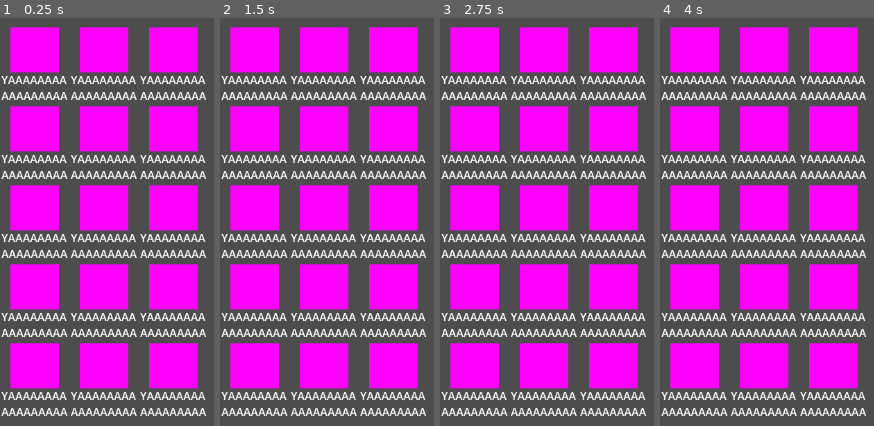
Above: before the commit, frames 1-4 (left to right).
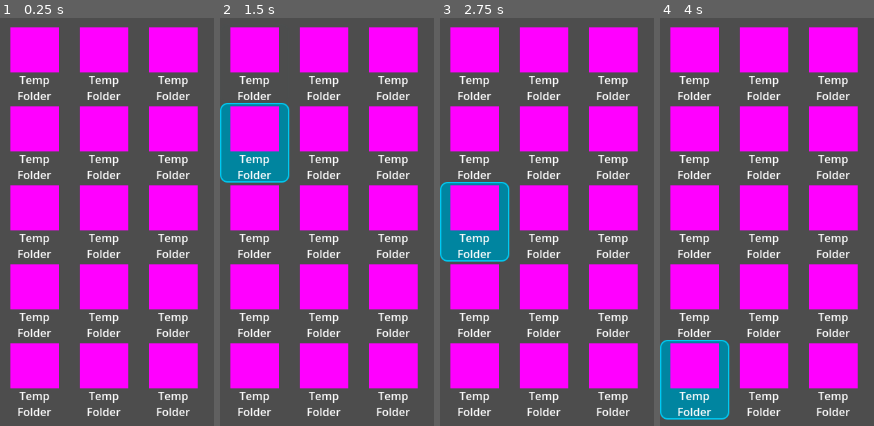
Above: after the commit, the same moments.

Repository: popcar2/GodotOS
Game: Godot game, scene res://Scenes/Main/MainScene.tscn
The game is run twice, just before and just after one commit, with the same random seed, the same clock (stepped at 60 frames per second) and the same inputs.
Inputs (mouse positions are in pixels of both pictures, inside the frame that each line leads up to):
- Up to frame 1 (0.25 s): no input
- Up to frame 2 (1.5 s): tap Enter at 0.5 s; move the mouse to (254, 62) at 0.52 s; click (254, 62) at 0.67 s; tap Space at 1.25 s; move the mouse to (254, 140) at 1.27 s; click (254, 140) at 1.42 s
- Up to frame 3 (2.75 s): tap Enter at 2 s; move the mouse to (474, 222) at 2.02 s; click (474, 222) at 2.17 s
- Up to frame 4 (4 s): tap Space at 2.75 s; move the mouse to (694, 299) at 2.77 s; click (694, 299) at 2.92 s; tap Enter at 3.5 s; move the mouse to (694, 377) at 3.52 s; click (694, 377) at 3.67 s

The runs differ from the first frame. In frame 1, 12% of the frame differs, in the area x 0-97%, y 14-98%; in frame 2, 15%; in frame 3, 15%; in frame 4, 15%.

Commit message:
Add desktop folder highlight

Diff:
--- a/Scenes/Desktop/desktop_folder.gd
+++ b/Scenes/Desktop/desktop_folder.gd
@@ -1,5 +1,22 @@
 extends Control
 
-func _gui_input(event):
-	if event is InputEventMouse:
-		print("AHHH!!")
+func _ready():
+	$Highlight.self_modulate.a = 0
+
+func _on_mouse_entered():
+	show_highlight()
+
+func _on_mouse_exited():
+	hide_highlight()
+
+# ------
+
+func show_highlight():
+	var tween: Tween = create_tween()
+	tween.set_trans(Tween.TRANS_CUBIC)
+	tween.tween_property($Highlight, "self_modulate:a", 1, 0.25).from(0.1)
+
+func hide_highlight():
+	var tween: Tween = create_tween()
+	tween.set_trans(Tween.TRANS_CUBIC)
+	tween.tween_property($Highlight, "self_modulate:a", 0, 0.25)
--- a/Scenes/Desktop/folder.tscn
+++ b/Scenes/Desktop/folder.tscn
@@ -1,6 +1,18 @@
-[gd_scene load_steps=3 format=3 uid="uid://dci6t0fj42xpv"]
+[gd_scene load_steps=4 format=3 uid="uid://dci6t0fj42xpv"]
 
 [ext_resource type="Script" path="res://Scenes/Desktop/desktop_folder.gd" id="1_44lov"]
+
+[sub_resource type="StyleBoxFlat" id="StyleBoxFlat_fr400"]
+bg_color = Color(0, 0.521569, 0.627451, 1)
+border_width_left = 2
+border_width_top = 2
+border_width_right = 2
+border_width_bottom = 2
+border_color = Color(0, 0.792157, 0.952941, 1)
+corner_radius_top_left = 10
+corner_radius_top_right = 10
+corner_radius_bottom_right = 10
+corner_radius_bottom_left = 10
 
 [sub_resource type="PlaceholderTexture2D" id="PlaceholderTexture2D_up0mv"]
 
@@ -11,12 +23,21 @@
 size_flags_horizontal = 4
 script = ExtResource("1_44lov")
 
+[node name="Highlight" type="Panel" parent="."]
+layout_mode = 0
+offset_left = -10.0
+offset_right = 90.0
+offset_bottom = 115.0
+mouse_filter = 2
+theme_override_styles/panel = SubResource("StyleBoxFlat_fr400")
+
 [node name="Folder" type="MarginContainer" parent="."]
 custom_minimum_size = Vector2(80, 100)
 layout_mode = 2
 offset_right = 80.0
 offset_bottom = 100.0
 size_flags_vertical = 4
+mouse_filter = 2
 theme_override_constants/margin_left = 5
 theme_override_constants/margin_top = 5
 theme_override_constants/margin_right = 5
@@ -24,6 +45,7 @@
 
 [node name="TextureRect" type="TextureRect" parent="Folder"]
 layout_mode = 2
+mouse_filter = 2
 texture = SubResource("PlaceholderTexture2D_up0mv")
 
 [node name="Folder Title" type="RichTextLabel" parent="."]
@@ -40,6 +62,11 @@
 offset_bottom = 5.0
 grow_horizontal = 2
 grow_vertical = 0
+mouse_filter = 2
 bbcode_enabled = true
-text = "[center]YAAAAAAAAAAAAAAAAA"
+text = "[center]Temp
+Folder"
 fit_content = true
+
+[connection signal="mouse_entered" from="." to="." method="_on_mouse_entered"]
+[connection signal="mouse_exited" from="." to="." method="_on_mouse_exited"]
